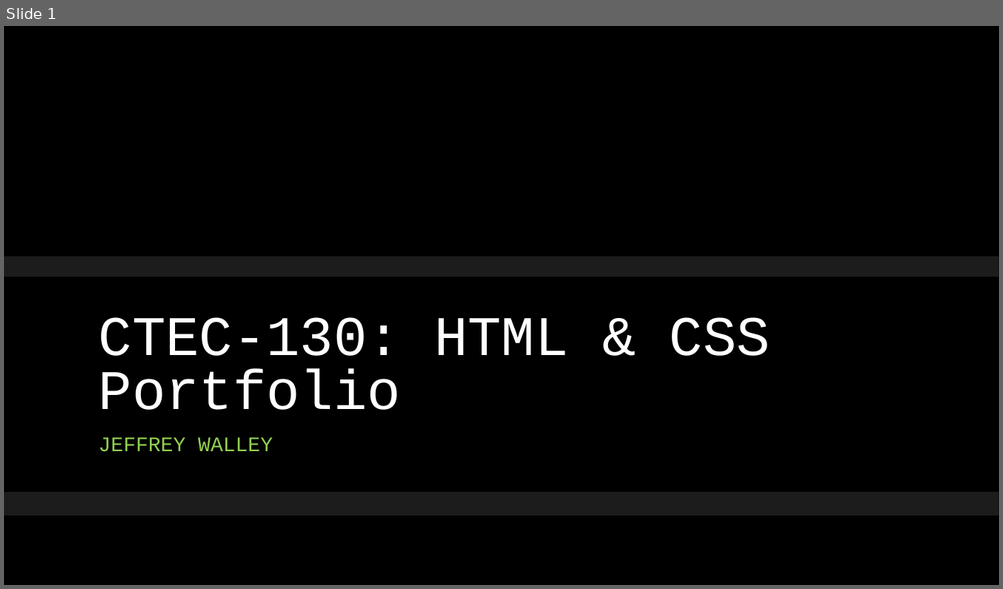
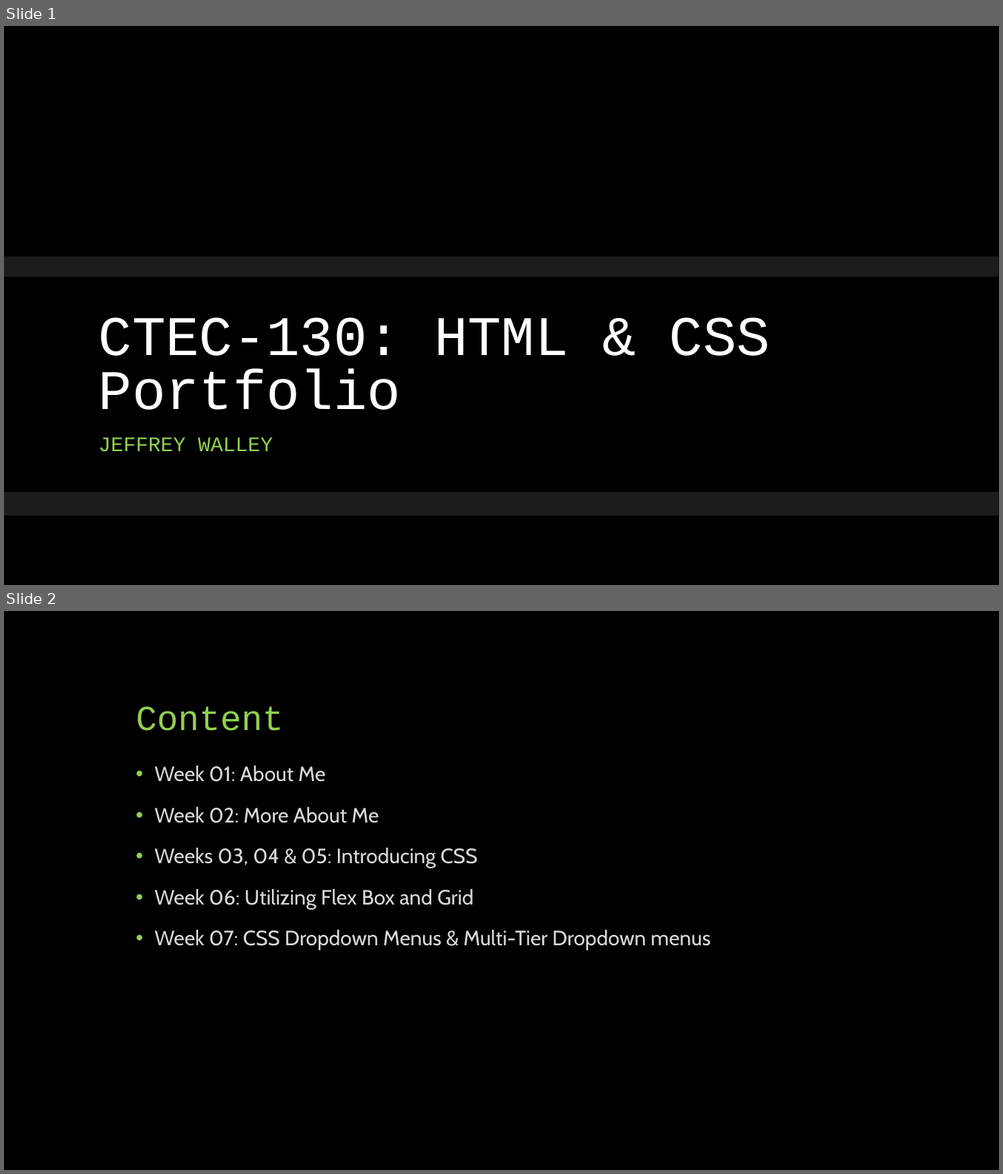
Before and after one commit to Ploppa-Smurph/ctec130_html, a slide deck: wk07/130portfolio_midterm.pptx. Shown one above the other, each under a label of ours: slide 1 before the commit, slides 1 and 2 after it. The pictures are 1003x589 and 1003x1174 pixels, drawn with LibreOffice and Linux fonts; fonts in the diff are those of the drawing; background and template pictures are left out. Boxes give left, top, right and bottom in pixels: in the first picture for what was removed or moved away, otherwise in the second. Text is boxed around its words. In the diff, an @@ line names an element or a change of style, - is before the commit and + after.

```diff
--- a/wk07/130portfolio_midterm.pptx
+++ b/wk07/130portfolio_midterm.pptx
@@ slide 2 added at [4,611,999,1170], background #000000 @@
@@ title added at [136,706,284,731], 34 pt, text #92D050 @@
+Content
@@ text added at [154,766,711,951], 20 pt, text #D9D9D9 @@
+• Week 01: About Me
+• Week 02: More About Me
+• Weeks 03, 04 & 05: Introducing CSS
+• Week 06: Utilizing Flex Box and Grid
+• Week 07: CSS Dropdown Menus & Multi-Tier Dropdown menus
```
Also in this commit, not shown: 1 slide changed, 12 other slides added, 9 slides removed, 28 other files.
